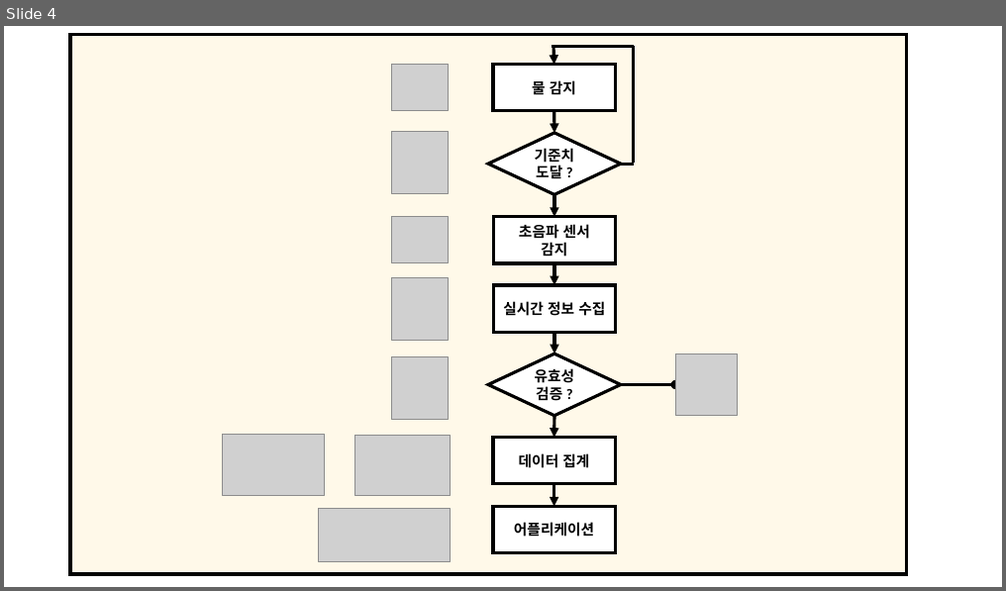
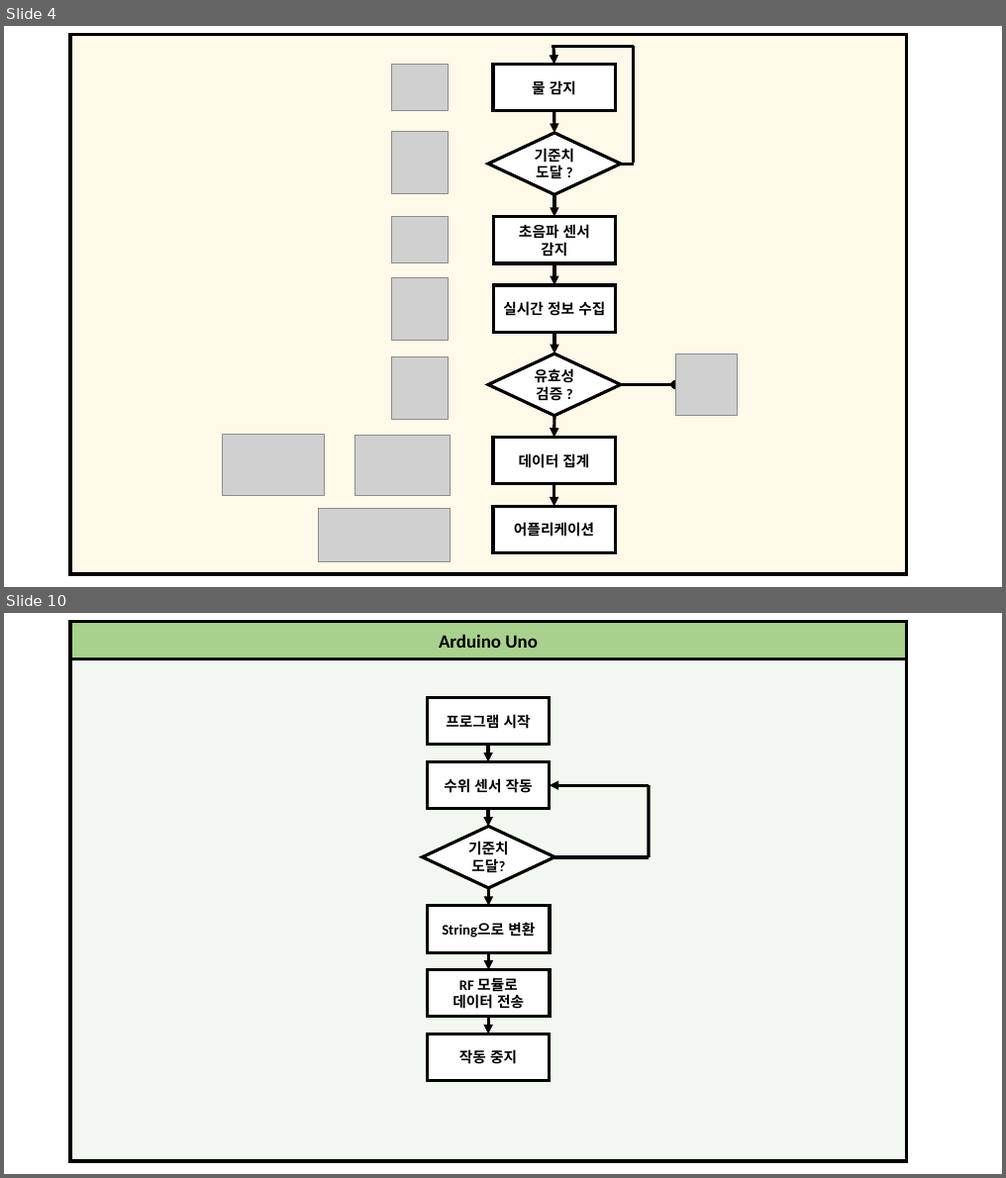
Before and after one commit to hyu-embedded/Embedded_Contest2022, a slide deck: Figure_file_1.pptx. Shown one above the other, each under a label of ours: slide 4 before the commit, slides 4 and 10 after it; the slides between them are not shown. The pictures are 1006x591 and 1006x1178 pixels, drawn with LibreOffice and Linux fonts; fonts in the diff are those of the drawing; grey boxes stand for pictures. Boxes give left, top, right and bottom in pixels: in the first picture for what was removed or moved away, otherwise in the second. Text is boxed around its words. In the diff, an @@ line names an element or a change of style, - is before the commit and + after.

```diff
--- a/Figure_file_1.pptx
+++ b/Figure_file_1.pptx
@@ slide 10 added at (x1=4, y1=613, x2=1002, y2=1174), background #FFFFFF @@
@@ rectangle added at (x1=70, y1=621, x2=907, y2=1161), fill #E2F0D9 at 42% opacity, outline #000000 3 pt @@
@@ rectangle added at (x1=70, y1=621, x2=907, y2=659), fill #A9D18E, outline #000000 3 pt, 18 pt, text #000000, bold @@
+Arduino Uno
@@ rectangle added at (x1=427, y1=697, x2=549, y2=745), fill #FFFFFF, outline #000000 3 pt, 14 pt, text #000000, bold @@
+프로그램 시작
@@ arrow added from (488, 745) to (488, 761), #000000 3 pt @@
@@ rectangle added at (x1=427, y1=761, x2=549, y2=809), fill #FFFFFF, outline #000000 3 pt, 14 pt, text #000000, bold @@
+수위 센서 작동
@@ arrow added from (648, 785) to (549, 785), #000000 3 pt @@
@@ line added from (648, 858) to (648, 785), #000000 3 pt @@
@@ arrow added from (488, 809) to (488, 827), #000000 3 pt @@
@@ diamond added at (x1=423, y1=827, x2=555, y2=888), fill #FFFFFF, outline #000000 3 pt, 14 pt, text #000000, bold @@
+기준치 도달?
@@ line added from (555, 858) to (648, 858), #000000 3 pt @@
@@ rectangle added at (x1=428, y1=906, x2=549, y2=953), fill #FFFFFF, outline #000000 3 pt, 14 pt, text #000000, bold @@
+String으로 변환
@@ arrow added from (488, 888) to (488, 906), #000000 3 pt @@
@@ arrow added from (488, 953) to (488, 970), #000000 3 pt @@
@@ rectangle added at (x1=428, y1=970, x2=549, y2=1017), fill #FFFFFF, outline #000000 3 pt, 14 pt, text #000000, bold @@
+RF 모듈로
+데이터 전송
@@ arrow added from (488, 1017) to (488, 1035), #000000 3 pt @@
@@ rectangle added at (x1=427, y1=1035, x2=549, y2=1081), fill #FFFFFF, outline #000000 3 pt, 14 pt, text #000000, bold @@
+작동 중지
```
Also in this commit, not shown: 6 other slides added, 3 other files.
